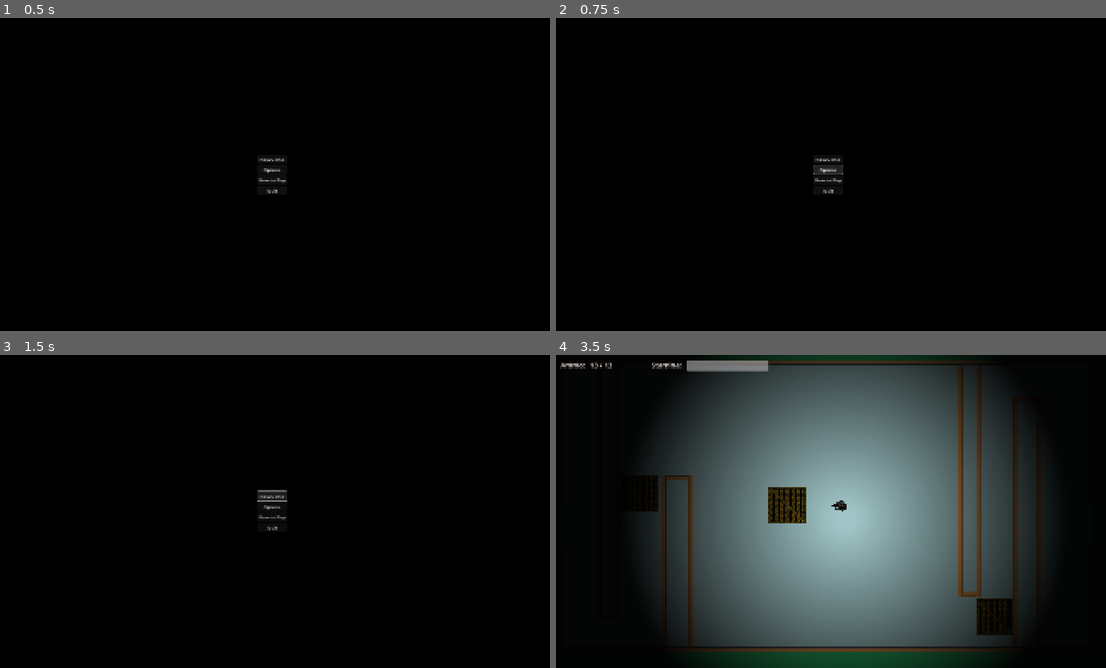
Above: before the commit, frames 1-4 (two rows, left to right).
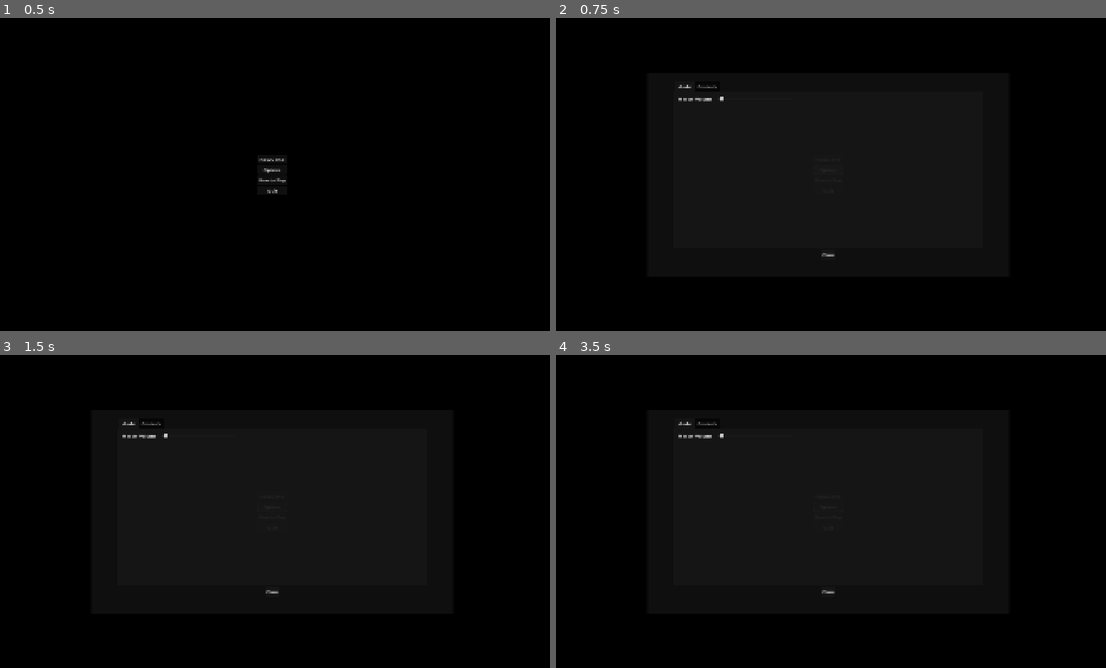
Above: after the commit, the same moments.

Repository: rlmarsh85/zombie-survivor
Game: Godot game, scene res://UI/menu/main_menu.tscn
The game is run twice, just before and just after one commit, with the same random seed, the same clock (stepped at 60 frames per second) and the same inputs. Sound files missing from this copy of the repository are replaced by a short silence.
Inputs (mouse positions are in pixels of both pictures, inside the frame that each line leads up to):
- Up to frame 1 (0.5 s): no input
- Up to frame 2 (0.75 s): click "Options" at 0.5 s
- Up to frame 3 (1.5 s): click "New Game" at 1.25 s
- Up to frame 4 (3.5 s): click "New Game" at 2 s; click (825, 511) at 2.75 s, where only the run before the commit has a clickable "Start Game"

Frame 1 is identical in both runs. In frame 2, 0.3% of the frame differs, in the area x 22-53%, y 21-77%; in frame 3, 0.3%; in frame 4, 62%, in the area x 0-90%, y 0-100%.

Commit message:
Adding Options Menu
Doesn't do much yet, but it exists.

Diff:
--- a/UI/instructions/how_to_play.tscn
+++ b/UI/instructions/how_to_play.tscn
@@ -21,7 +21,7 @@
 anchor_bottom = 0.825
 grow_horizontal = 2
 grow_vertical = 2
-color = Color(0, 0, 0, 0.498039)
+color = Color(0, 0, 0, 0.501961)
 
 [node name="PanelContainer" type="PanelContainer" parent="ColorRect"]
 layout_mode = 1
--- a/UI/menu/main_menu.gd
+++ b/UI/menu/main_menu.gd
@@ -1,12 +1,17 @@
 extends ColorRect
 
 @onready var instructions_menu : Control = %HowToPlay
+@onready var options_menu : Control = %OptionsMenu
 
 func _ready() -> void:
 	GameStatus.open_instructions_pressed.connect(open_instructions)
+	GameStatus.open_options_pressed.connect(open_options)
 
 func open_instructions() -> void:
 	instructions_menu.open_self()
+
+func open_options() -> void:
+	options_menu.open_self()
 
 func _on_quit_pressed() -> void:
 	GameStatus.quit_game_pressed.emit()
@@ -18,3 +23,7 @@
 
 func _on_how_to_play_pressed() -> void:
 	GameStatus.open_instructions_pressed.emit()
+
+
+func _on_options_pressed() -> void:
+	GameStatus.open_options_pressed.emit()
--- a/UI/menu/main_menu.tscn
+++ b/UI/menu/main_menu.tscn
@@ -1,7 +1,8 @@
-[gd_scene load_steps=3 format=3 uid="uid://binjyt4h7ie4y"]
+[gd_scene load_steps=4 format=3 uid="uid://binjyt4h7ie4y"]
 
 [ext_resource type="Script" uid="uid://bnjunv66d1wr6" path="res://UI/menu/main_menu.gd" id="1_24vui"]
 [ext_resource type="PackedScene" uid="uid://bskoap21ixc5w" path="res://UI/instructions/how_to_play.tscn" id="2_a51uh"]
+[ext_resource type="PackedScene" uid="uid://1cxlac3qrigo" path="res://UI/options/options_menu.tscn" id="3_1nndq"]
 
 [node name="Main_Menu" type="ColorRect"]
 anchors_preset = 15
@@ -44,6 +45,12 @@
 visible = false
 layout_mode = 1
 
+[node name="OptionsMenu" parent="." instance=ExtResource("3_1nndq")]
+unique_name_in_owner = true
+visible = false
+layout_mode = 1
+
 [connection signal="pressed" from="CenterContainer/VBoxContainer/NewGame" to="." method="_on_new_game_pressed"]
+[connection signal="pressed" from="CenterContainer/VBoxContainer/Options" to="." method="_on_options_pressed"]
 [connection signal="pressed" from="CenterContainer/VBoxContainer/HowToPlay" to="." method="_on_how_to_play_pressed"]
 [connection signal="pressed" from="CenterContainer/VBoxContainer/Quit" to="." method="_on_quit_pressed"]
--- /dev/null
+++ b/UI/options/options_menu.gd
@@ -0,0 +1,16 @@
+extends Control
+
+
+func _ready() -> void:
+	GameStatus.close_options_pressed.connect(close_self)
+
+
+func _on_close_button_pressed() -> void:
+	GameStatus.close_options_pressed.emit()
+
+
+func close_self() -> void:
+	visible = false
+
+func open_self() -> void:
+	visible = true
--- /dev/null
+++ b/UI/options/options_menu.tscn
@@ -0,0 +1,116 @@
+[gd_scene load_steps=2 format=3 uid="uid://1cxlac3qrigo"]
+
+[ext_resource type="Script" uid="uid://b5ikvngm5oau7" path="res://UI/options/options_menu.gd" id="1_mhgeu"]
+
+[node name="OptionsMenu" type="Control"]
+layout_mode = 3
+anchors_preset = 15
+anchor_right = 1.0
+anchor_bottom = 1.0
+grow_horizontal = 2
+grow_vertical = 2
+script = ExtResource("1_mhgeu")
+
+[node name="ColorRect" type="ColorRect" parent="."]
+layout_mode = 1
+anchors_preset = -1
+anchor_left = 0.175
+anchor_top = 0.175
+anchor_right = 0.825
+anchor_bottom = 0.825
+grow_horizontal = 2
+grow_vertical = 2
+color = Color(0, 0, 0, 0.501961)
+
+[node name="PanelContainer" type="PanelContainer" parent="ColorRect"]
+layout_mode = 1
+anchors_preset = 15
+anchor_right = 1.0
+anchor_bottom = 1.0
+grow_horizontal = 2
+grow_vertical = 2
+
+[node name="MarginContainer" type="MarginContainer" parent="ColorRect/PanelContainer"]
+layout_mode = 2
+theme_override_constants/margin_left = 90
+theme_override_constants/margin_top = 30
+theme_override_constants/margin_right = 90
+theme_override_constants/margin_bottom = 60
+
+[node name="VBoxContainer" type="VBoxContainer" parent="ColorRect/PanelContainer/MarginContainer"]
+layout_mode = 2
+
+[node name="ScrollContainer" type="ScrollContainer" parent="ColorRect/PanelContainer/MarginContainer/VBoxContainer"]
+layout_mode = 2
+size_flags_vertical = 3
+
+[node name="TabContainer" type="TabContainer" parent="ColorRect/PanelContainer/MarginContainer/VBoxContainer/ScrollContainer"]
+layout_mode = 2
+size_flags_horizontal = 3
+size_flags_vertical = 3
+current_tab = 0
+
+[node name="Audio" type="VBoxContainer" parent="ColorRect/PanelContainer/MarginContainer/VBoxContainer/ScrollContainer/TabContainer"]
+layout_mode = 2
+metadata/_tab_index = 0
+
+[node name="MarginContainer" type="MarginContainer" parent="ColorRect/PanelContainer/MarginContainer/VBoxContainer/ScrollContainer/TabContainer/Audio"]
+layout_mode = 2
+theme_override_constants/margin_left = 15
+theme_override_constants/margin_top = 15
+
+[node name="VBoxContainer" type="VBoxContainer" parent="ColorRect/PanelContainer/MarginContainer/VBoxContainer/ScrollContainer/TabContainer/Audio/MarginContainer"]
+layout_mode = 2
+
+[node name="HBoxContainer" type="HBoxContainer" parent="ColorRect/PanelContainer/MarginContainer/VBoxContainer/ScrollContainer/TabContainer/Audio/MarginContainer/VBoxContainer"]
+layout_mode = 2
+theme_override_constants/separation = 25
+
+[node name="Label" type="Label" parent="ColorRect/PanelContainer/MarginContainer/VBoxContainer/ScrollContainer/TabContainer/Audio/MarginContainer/VBoxContainer/HBoxContainer"]
+layout_mode = 2
+text = "Master Volume"
+
+[node name="HSlider" type="HSlider" parent="ColorRect/PanelContainer/MarginContainer/VBoxContainer/ScrollContainer/TabContainer/Audio/MarginContainer/VBoxContainer/HBoxContainer"]
+custom_minimum_size = Vector2(250, 0)
+layout_mode = 2
+size_flags_horizontal = 4
+size_flags_vertical = 1
+
+[node name="Controls" type="VBoxContainer" parent="ColorRect/PanelContainer/MarginContainer/VBoxContainer/ScrollContainer/TabContainer"]
+visible = false
+layout_mode = 2
+metadata/_tab_index = 1
+
+[node name="MarginContainer" type="MarginContainer" parent="ColorRect/PanelContainer/MarginContainer/VBoxContainer/ScrollContainer/TabContainer/Controls"]
+layout_mode = 2
+theme_override_constants/margin_left = 15
+theme_override_constants/margin_top = 15
+
+[node name="GridContainer" type="GridContainer" parent="ColorRect/PanelContainer/MarginContainer/VBoxContainer/ScrollContainer/TabContainer/Controls/MarginContainer"]
+layout_mode = 2
+theme_override_constants/h_separation = 15
+theme_override_constants/v_separation = 15
+columns = 2
+
+[node name="Label" type="Label" parent="ColorRect/PanelContainer/MarginContainer/VBoxContainer/ScrollContainer/TabContainer/Controls/MarginContainer/GridContainer"]
+layout_mode = 2
+text = "Shoot"
+
+[node name="Button" type="Button" parent="ColorRect/PanelContainer/MarginContainer/VBoxContainer/ScrollContainer/TabContainer/Controls/MarginContainer/GridContainer"]
+layout_mode = 2
+text = "Left Mouse"
+
+[node name="Label2" type="Label" parent="ColorRect/PanelContainer/MarginContainer/VBoxContainer/ScrollContainer/TabContainer/Controls/MarginContainer/GridContainer"]
+layout_mode = 2
+text = "Switch Weapons"
+
+[node name="Button2" type="Button" parent="ColorRect/PanelContainer/MarginContainer/VBoxContainer/ScrollContainer/TabContainer/Controls/MarginContainer/GridContainer"]
+layout_mode = 2
+text = "F"
+
+[node name="CloseButton" type="Button" parent="ColorRect/PanelContainer/MarginContainer/VBoxContainer"]
+layout_mode = 2
+size_flags_horizontal = 4
+text = "Close"
+
+[connection signal="pressed" from="ColorRect/PanelContainer/MarginContainer/VBoxContainer/CloseButton" to="." method="_on_close_button_pressed"]
--- a/system/game_state.gd
+++ b/system/game_state.gd
@@ -14,6 +14,9 @@
 signal close_instructions_pressed
 signal open_instructions_pressed
 
+signal close_options_pressed
+signal open_options_pressed
+
 
 func _ready() -> void:
 	quit_game_pressed.connect(quit_game)
Not shown, added: UI/options/options_menu.gd.uid
